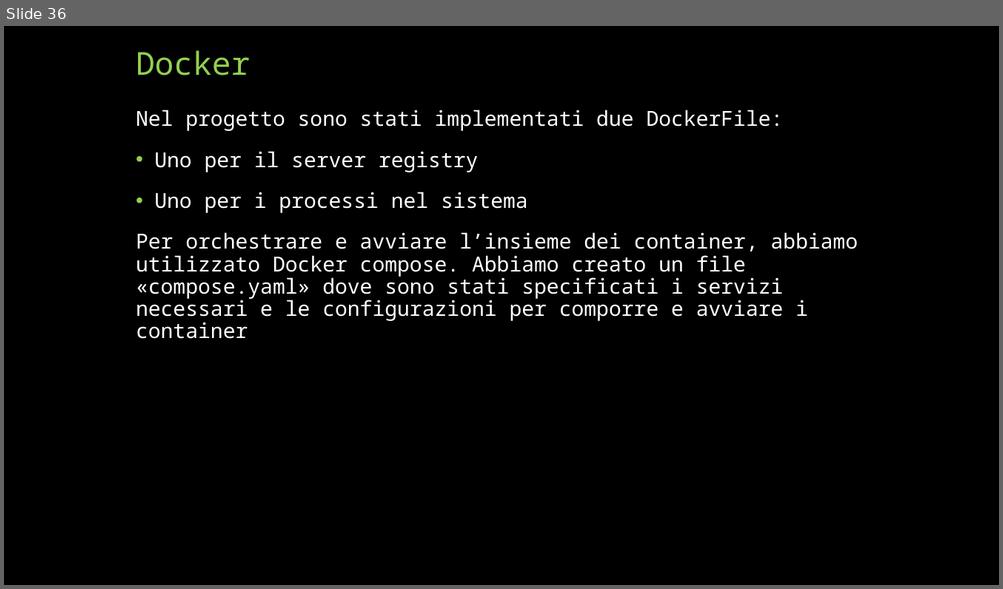
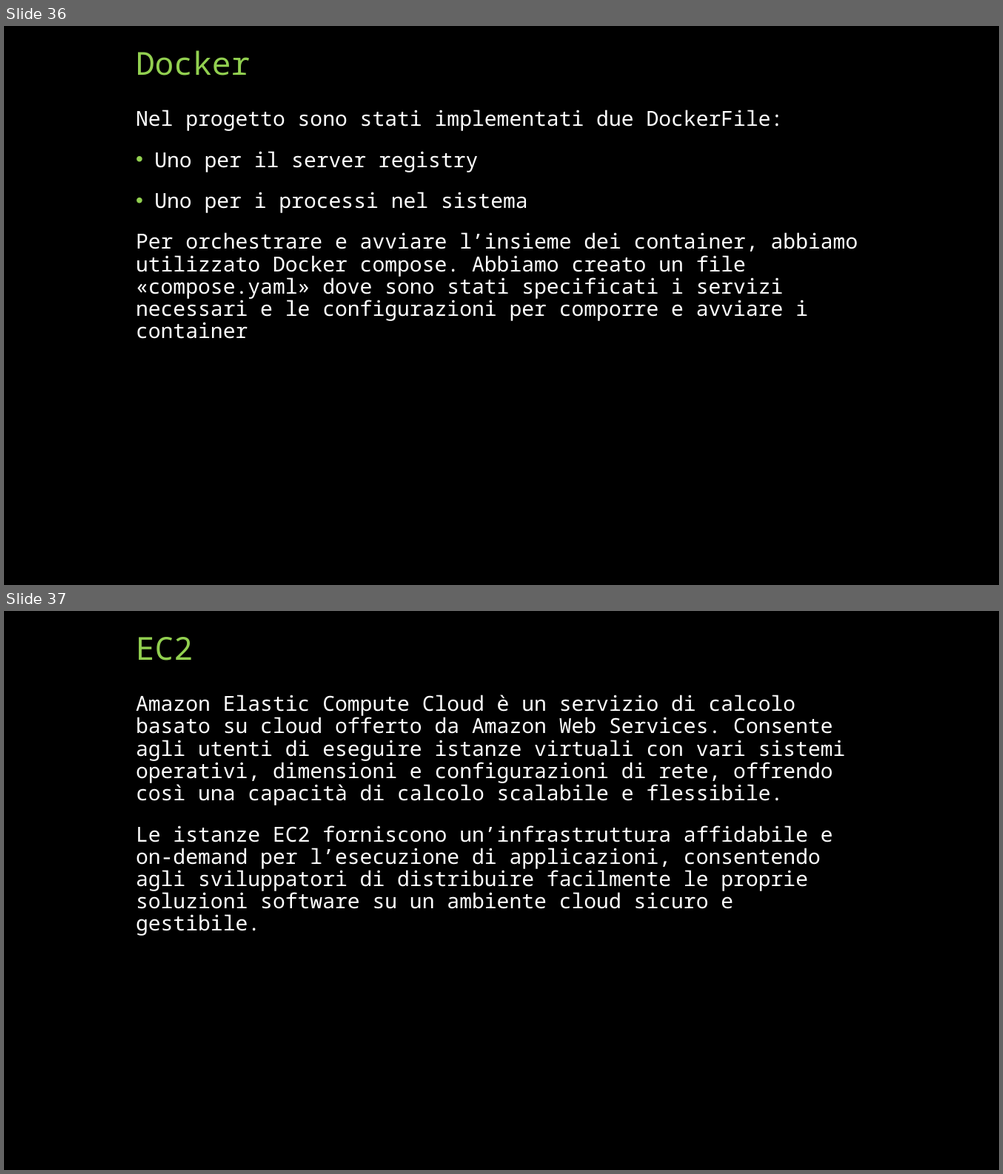
Before and after one commit to Lollogiga/ProgettoSDCC, a slide deck: Sistemi Distribuiti e cloud Computing.pptx. Shown one above the other, each under a label of ours: slide 36 before the commit, slides 36 and 37 after it. The pictures are 1003x589 and 1003x1174 pixels, drawn with LibreOffice and Linux fonts; fonts in the diff are those of the drawing. Boxes give left, top, right and bottom in pixels: in the first picture for what was removed or moved away, otherwise in the second. Text is boxed around its words. In the diff, an @@ line names an element or a change of style, - is before the commit and + after.

```diff
--- a/Sistemi Distribuiti e cloud Computing.pptx
+++ b/Sistemi Distribuiti e cloud Computing.pptx
@@ slide 37 added at [4, 611, 999, 1170], background #000000 @@
@@ title added at [136, 637, 193, 661], 30.6 pt, text #92D050 @@
+EC2
@@ text added at [136, 695, 845, 936], 20 pt, text #FFFFFF @@
+Amazon Elastic Compute Cloud è un servizio di calcolo basato su cloud offerto da Amazon Web Services. Consente agli utenti di eseguire istanze virtuali con vari sistemi operativi, dimensioni e configurazioni di rete, offrendo così una capacità di calcolo scalabile e flessibile.
+Le istanze EC2 forniscono un’infrastruttura affidabile e on-demand per l’esecuzione di applicazioni, consentendo agli sviluppatori di distribuire facilmente le proprie soluzioni software su un ambiente cloud sicuro e gestibile.
```
Also in this commit, not shown: 2 slides changed, 1 other file.
